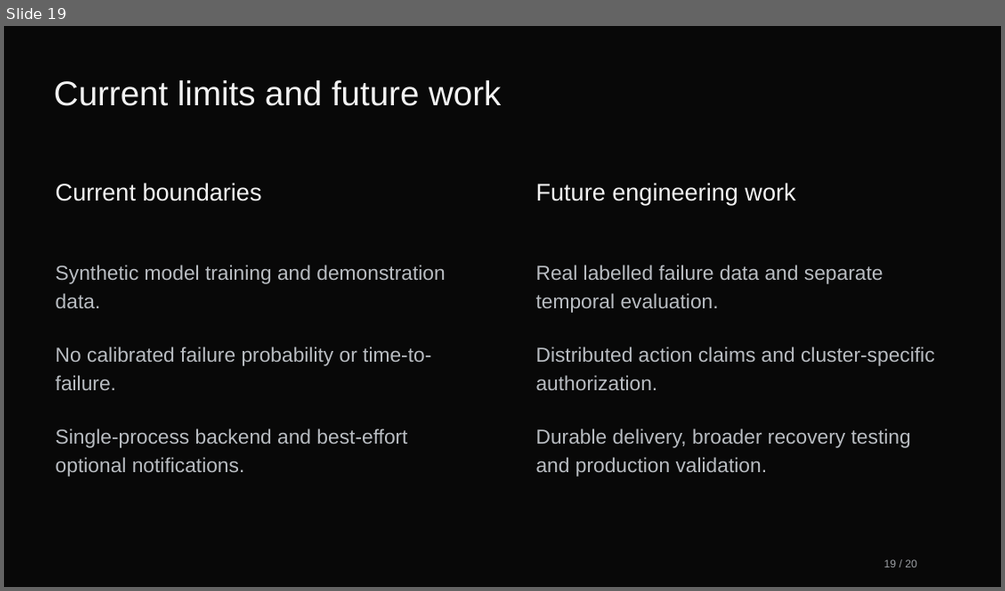
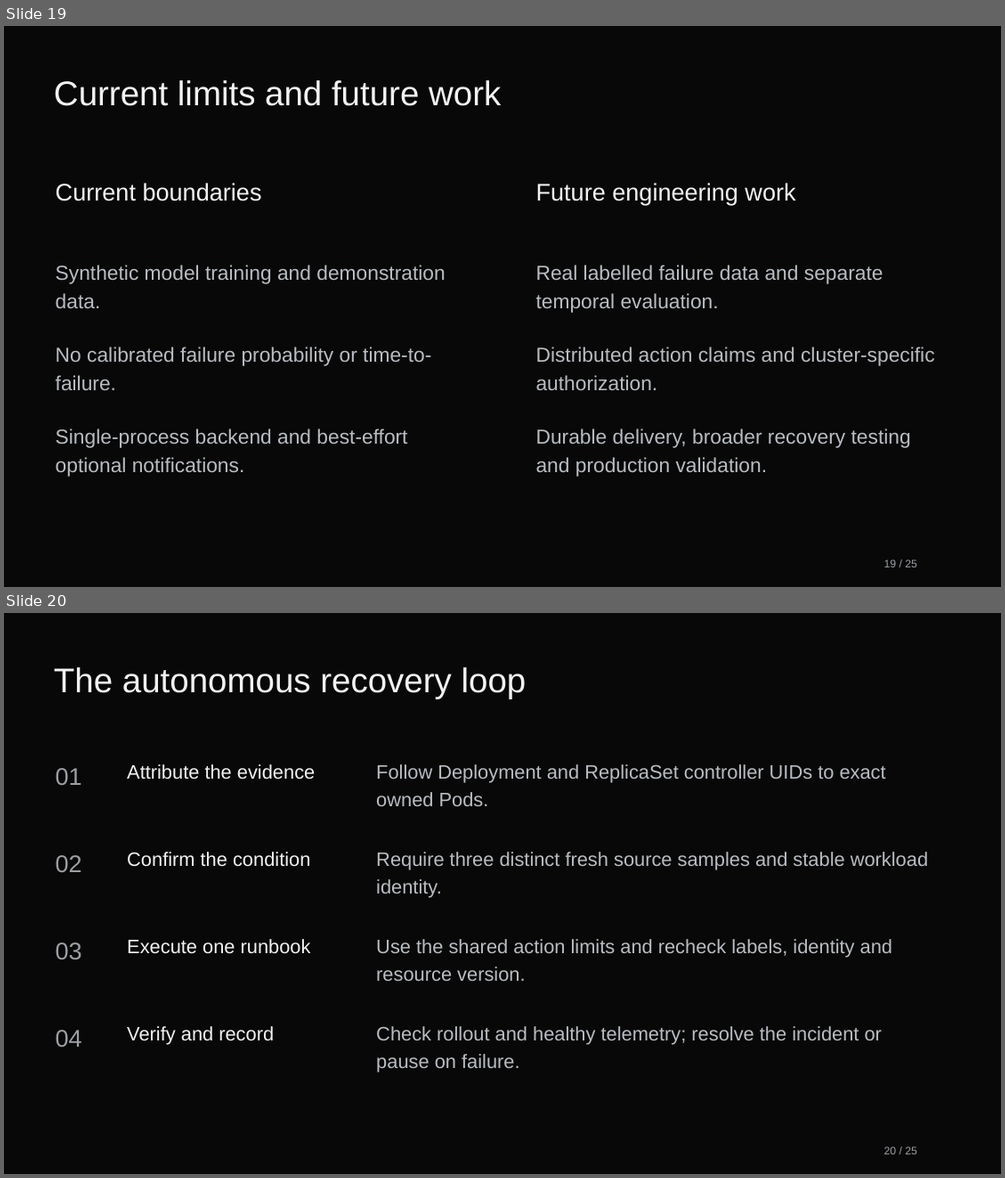
Before and after one commit to manikantbindass/AutoHealOps-Self-Healing-Kubernetes-Cluster-with-AI-Fault-Detection, a slide deck: docs/overview/AutoHealOps-Project-Explained.pptx. Shown one above the other, each under a label of ours: slide 19 before the commit, slides 19 and 20 after it. The pictures are 1005x591 and 1005x1178 pixels, drawn with LibreOffice and Linux fonts; fonts in the diff are those of the drawing. Boxes give left, top, right and bottom in pixels: in the first picture for what was removed or moved away, otherwise in the second. Text is boxed around its words. In the diff, an @@ line names an element or a change of style, - is before the commit and + after.

Commit message:
docs: explain autonomous recovery in guides

```diff
--- a/docs/overview/AutoHealOps-Project-Explained.pptx
+++ b/docs/overview/AutoHealOps-Project-Explained.pptx
@@ slide 20 added at (x1=4, y1=613, x2=1001, y2=1174), background #080808 @@
@@ text added at (x1=54, y1=667, x2=526, y2=699), 33 pt, text #F2F2F2 @@
+The autonomous recovery loop
@@ text added at (x1=56, y1=768, x2=82, y2=785), 23.2 pt, text #9C9FA4 @@
+01
@@ text added at (x1=127, y1=764, x2=315, y2=779), 18.8 pt, text #F2F2F2 @@
+Attribute the evidence
@@ text added at (x1=376, y1=764, x2=886, y2=806), 18.8 pt, text #B9BDC2 @@
+Follow Deployment and ReplicaSet controller UIDs to exact owned Pods.
@@ text added at (x1=127, y1=852, x2=310, y2=867), 18.8 pt, text #F2F2F2 @@
+Confirm the condition
@@ text added at (x1=376, y1=852, x2=928, y2=898), 18.8 pt, text #B9BDC2 @@
+Require three distinct fresh source samples and stable workload identity.
@@ text added at (x1=56, y1=855, x2=82, y2=872), 23.2 pt, text #9C9FA4 @@
+02
@@ text added at (x1=56, y1=942, x2=82, y2=959), 23.2 pt, text #9C9FA4 @@
+03
@@ text added at (x1=127, y1=939, x2=311, y2=954), 18.8 pt, text #F2F2F2 @@
+Execute one runbook
@@ text added at (x1=376, y1=939, x2=892, y2=981), 18.8 pt, text #B9BDC2 @@
+Use the shared action limits and recheck labels, identity and resource version.
@@ text added at (x1=56, y1=1030, x2=82, y2=1046), 23.2 pt, text #9C9FA4 @@
+04
@@ text added at (x1=127, y1=1026, x2=274, y2=1045), 18.8 pt, text #F2F2F2 @@
+Verify and record
@@ text added at (x1=376, y1=1026, x2=882, y2=1072), 18.8 pt, text #B9BDC2 @@
+Check rollout and healthy telemetry; resolve the incident or pause on failure.
@@ text added at (x1=884, y1=1146, x2=917, y2=1154), 10.5 pt, text #9C9FA4 @@
+20 / 25
@@ slide 19 changed as well @@
@@ text at (x1=884, y1=559, x2=917, y2=567): text changed @@
-19 / 20
+19 / 25
```
Also in this commit, not shown: 18 other slides changed, 4 other slides added, 5 other files.
